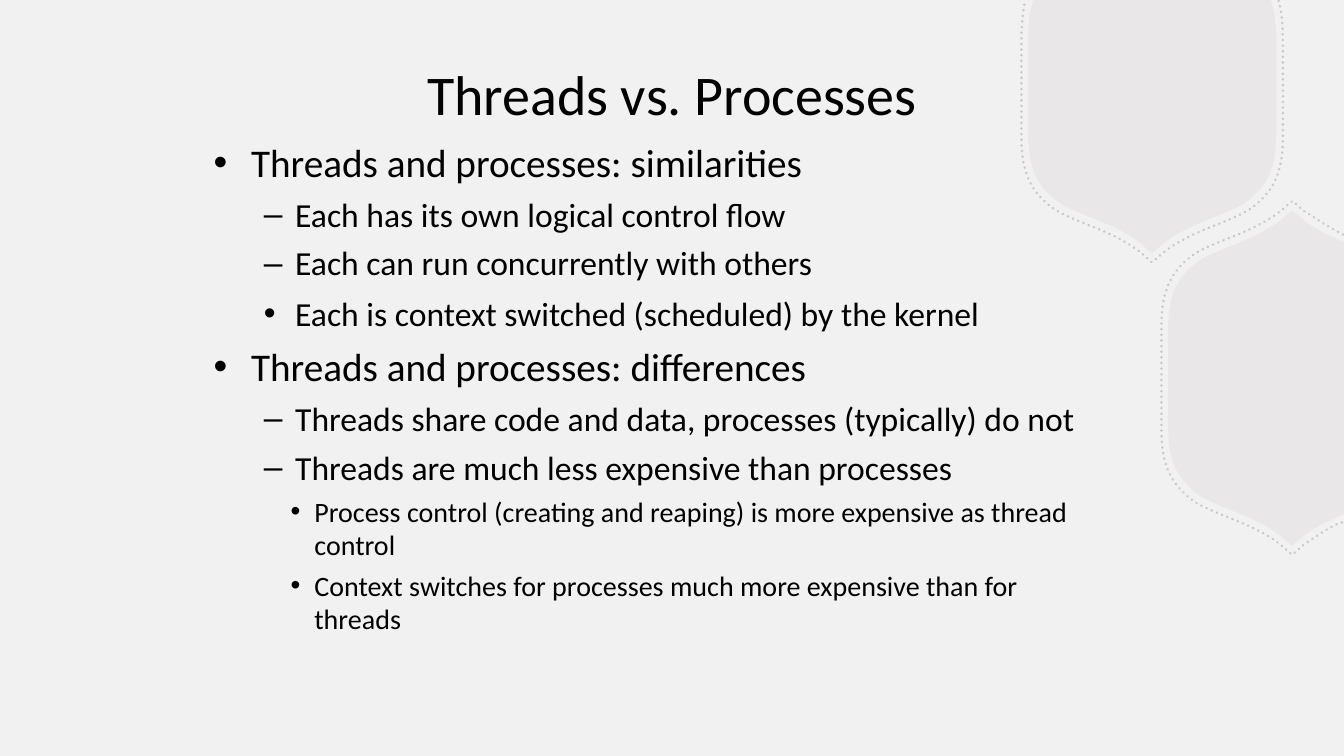
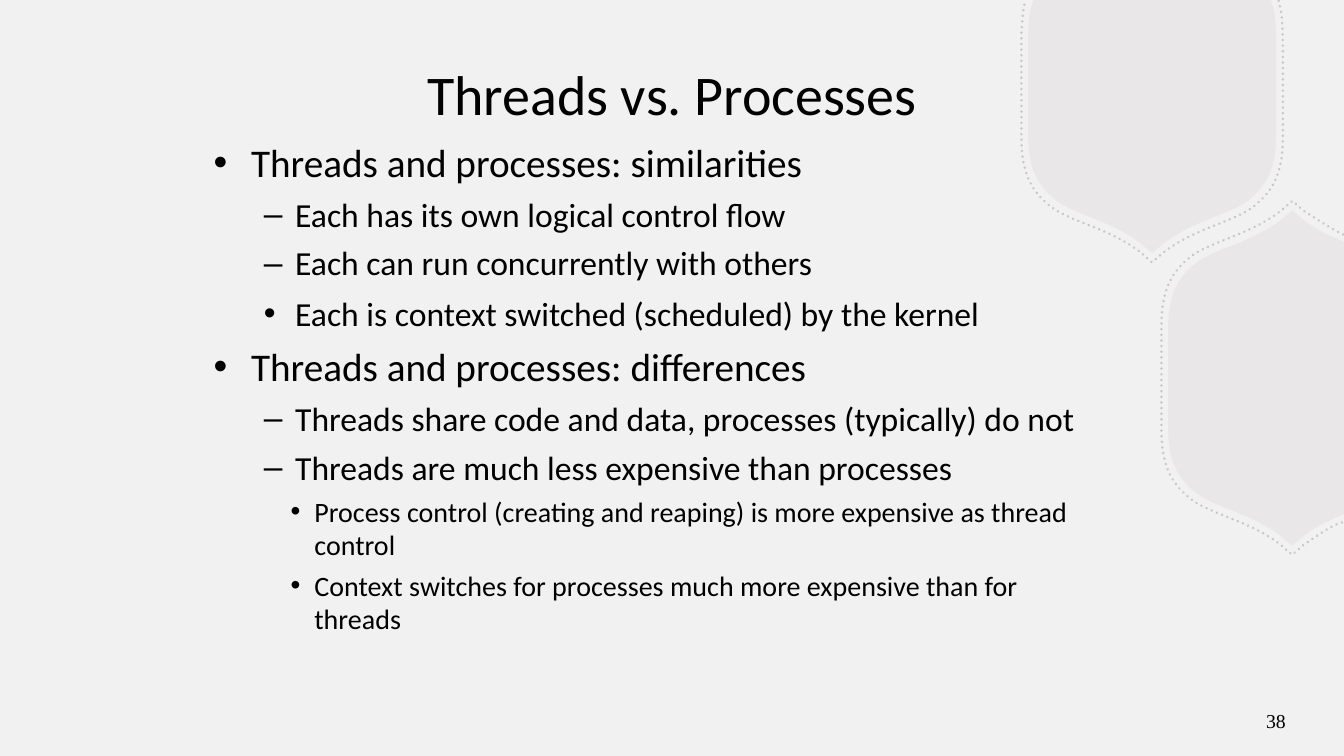
Before and after one commit to BillJr99/Ursinus-CS376, a slide deck: slide 38 of files/lectures/processes.pptx. Drawn at 1344x756 pixels with LibreOffice and Linux fonts; fonts in the diff are those of the drawing. Boxes give left, top, right and bottom in pixels: in the first picture for what was removed or moved away, otherwise in the second. Text is boxed around its words. In the diff, an @@ line names an element or a change of style, - is before the commit and + after.

```diff
--- a/files/lectures/processes.pptx
+++ b/files/lectures/processes.pptx
@@ page number added at [1266,715,1286,729], 14.1 pt, text #000000 @@
+38
```
Also in this commit, not shown: 1 other slide changed.
